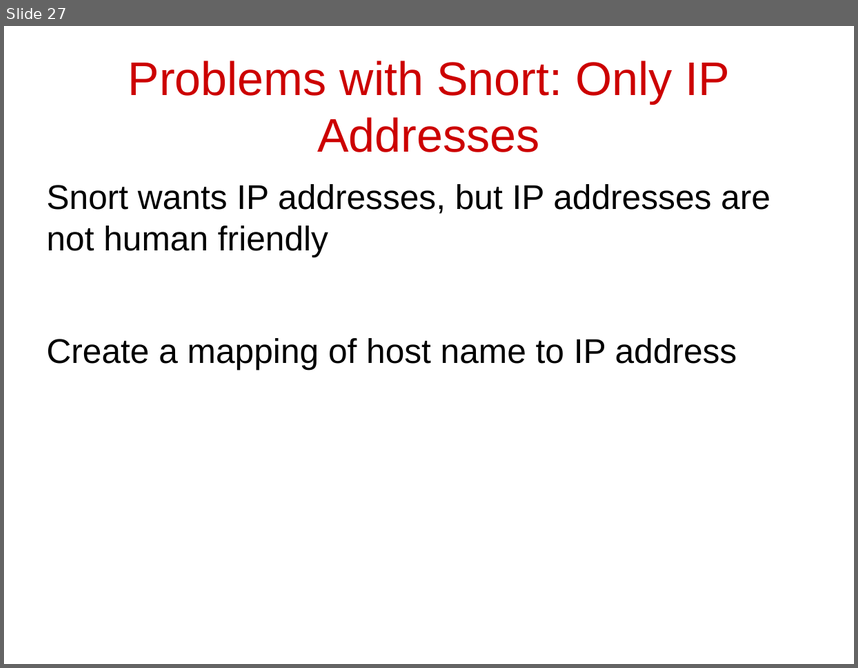
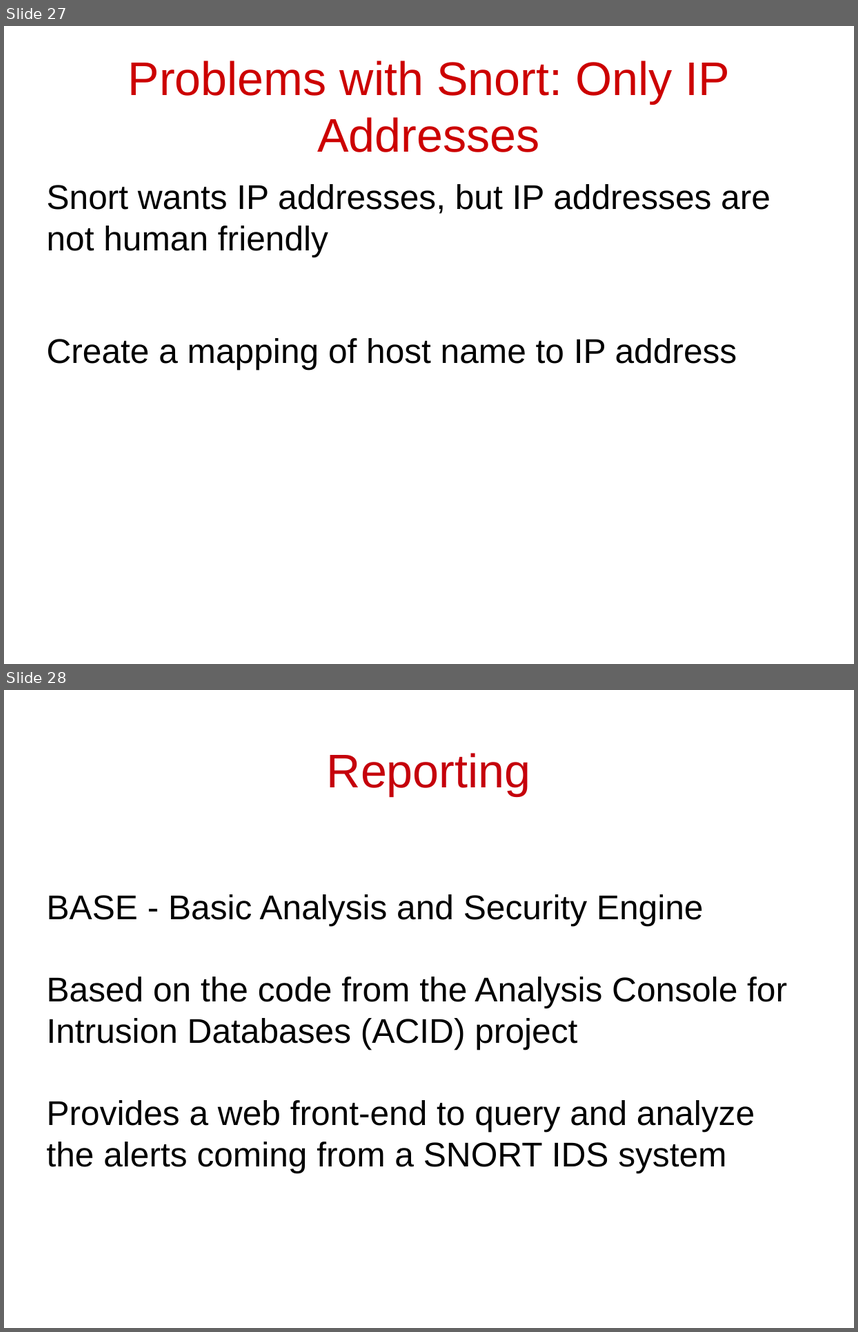
Before and after one commit to cschreiner/kindsicher, a slide deck: proj/presentation_dec09/combined.odp. Shown one above the other, each under a label of ours: slide 27 before the commit, slides 27 and 28 after it. The pictures are 858x668 and 858x1332 pixels, drawn with LibreOffice and Linux fonts; fonts in the diff are those of the drawing. Boxes give left, top, right and bottom in pixels: in the first picture for what was removed or moved away, otherwise in the second. Text is boxed around its words. In the diff, an @@ line names an element or a change of style, - is before the commit and + after.

```diff
--- a/proj/presentation_dec09/combined.odp
+++ b/proj/presentation_dec09/combined.odp
@@ slide 28 added at box(4, 690, 854, 1328), background #FFFFFF @@
@@ title added at box(327, 753, 531, 796), 44 pt, text #C5000B @@
+Reporting
@@ subtitle added at box(47, 894, 787, 1172), 32 pt, text #000000 @@
+BASE - Basic Analysis and Security Engine
+Based on the code from the Analysis Console for Intrusion Databases (ACID) project
+Provides a web front-end to query and analyze the alerts coming from a SNORT IDS system
```
Also in this commit, not shown: 8 other slides added.
